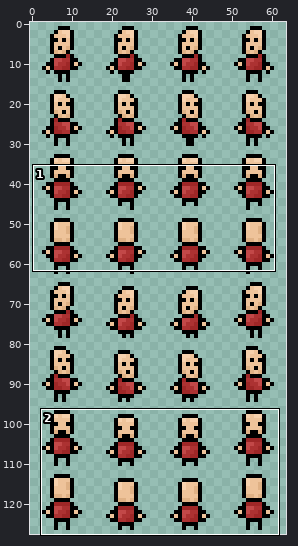
Sprite sheet, stored at asset/textures/player.png. The first picture is a wide view before the edit; the outline marks the close-up.
Close-up. Before the edit:
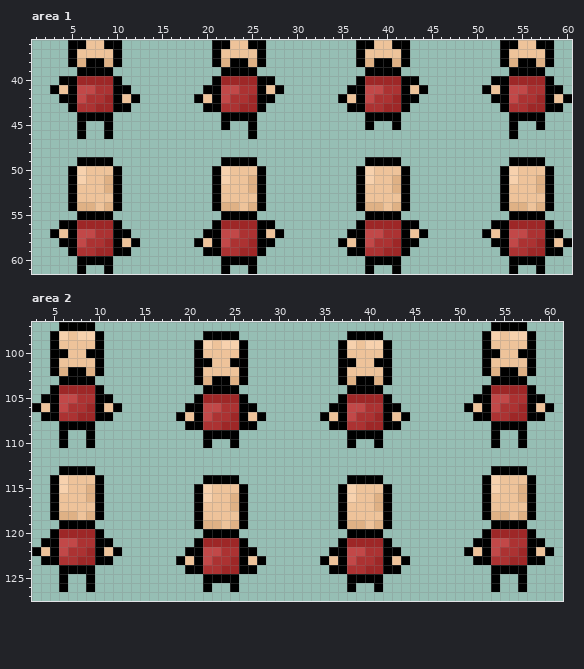
The file is 64x128 pixels. Shown: area 1: x 1..60, y 36..61; area 2: x 3..61, y 97..127.
After the commit:
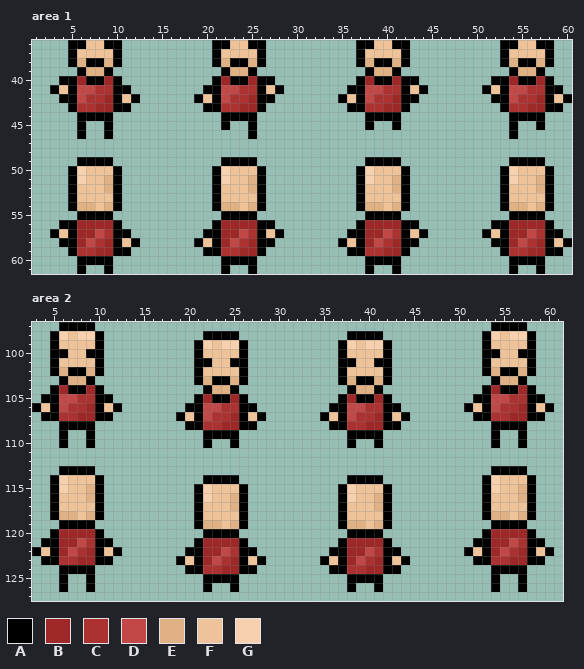
Palette (. is transparent): A #000000  B #9e2727  C #ac3232  D #c24848  E #dfb185  F #eec39a  G #f7d1ad
Diff:
{"where": "area 1"}
{"y":39,"x":7,"old":"AA","new":"EE"}
{"y":39,"x":23,"old":"AA","new":"EE"}
{"y":39,"x":39,"old":"AA","new":"EE"}
{"y":39,"x":55,"old":"AA","new":"EE"}
{"y":40,"x":7,"old":"BB","new":"AA"}
{"y":40,"x":23,"old":"BB","new":"AA"}
{"y":40,"x":39,"old":"BB","new":"AA"}
{"y":40,"x":55,"old":"BB","new":"AA"}
{"y":57,"x":6,"old":"DDC","new":"BBD"}
{"y":57,"x":22,"old":"DDC","new":"BBD"}
{"y":57,"x":38,"old":"DDC","new":"BBD"}
{"y":57,"x":54,"old":"DDC","new":"BBD"}
{"y":58,"x":6,"old":"DC","new":"BD"}
{"y":58,"x":22,"old":"DC","new":"BD"}
{"y":58,"x":38,"old":"DC","new":"BD"}
{"y":58,"x":54,"old":"DC","new":"BD"}
{"where": "area 2"}
{"y":103,"x":7,"old":"AA","new":"EE"}
{"y":103,"x":55,"old":"AA","new":"EE"}
{"y":104,"x":7,"old":"BB","new":"AA"}
{"y":104,"x":23,"old":"AA","new":"EE"}
{"y":104,"x":39,"old":"AA","new":"EE"}
{"y":104,"x":55,"old":"BB","new":"AA"}
{"y":105,"x":23,"old":"BB","new":"AA"}
{"y":105,"x":39,"old":"BB","new":"AA"}
{"y":121,"x":6,"old":"DDC","new":"BBD"}
{"y":121,"x":54,"old":"DDC","new":"BBD"}
{"y":122,"x":6,"old":"DC","new":"BD"}
{"y":122,"x":22,"old":"DDC","new":"BBD"}
{"y":122,"x":38,"old":"DDC","new":"BBD"}
{"y":122,"x":54,"old":"DC","new":"BD"}
{"y":123,"x":22,"old":"DC","new":"BD"}
{"y":123,"x":38,"old":"DC","new":"BD"}
